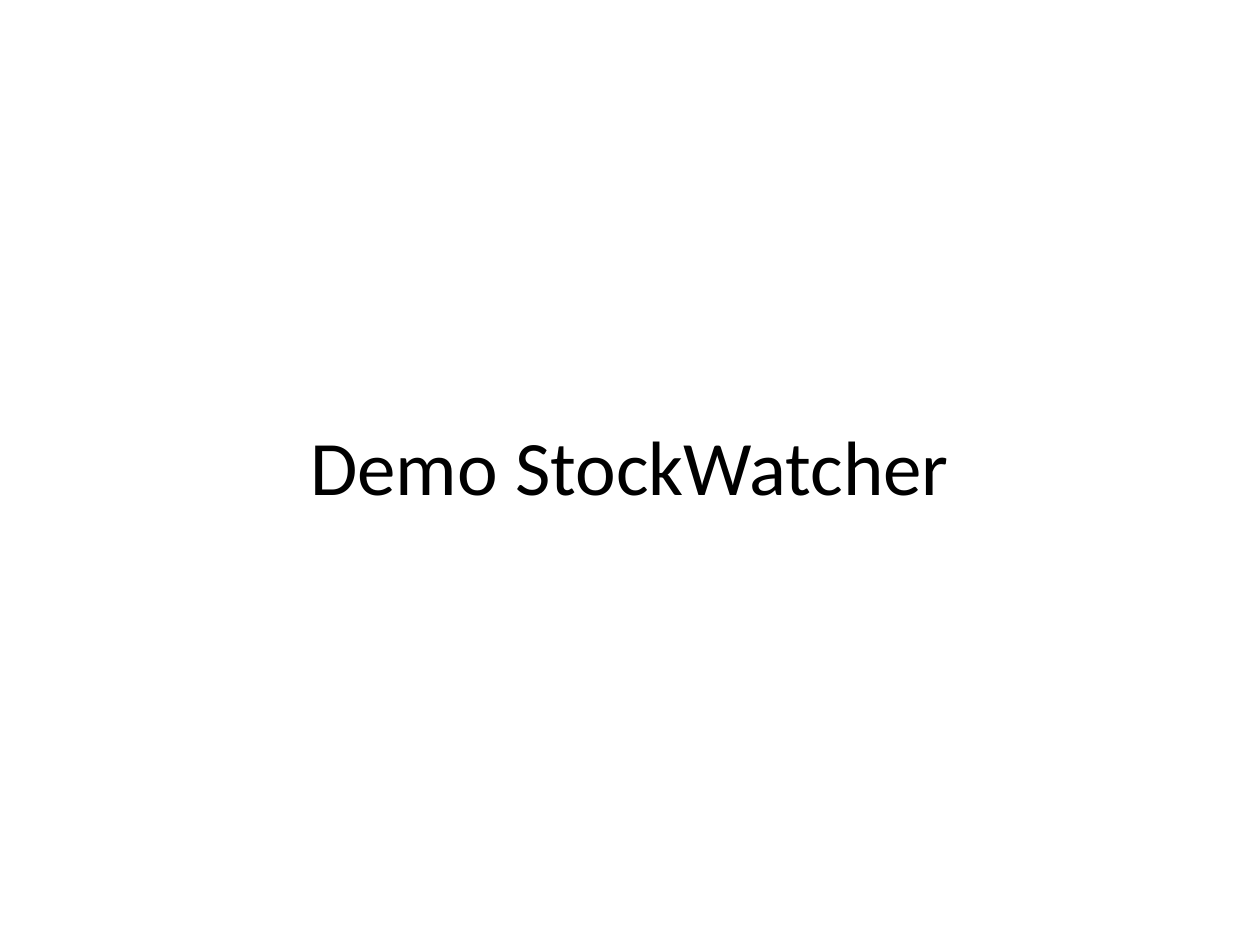
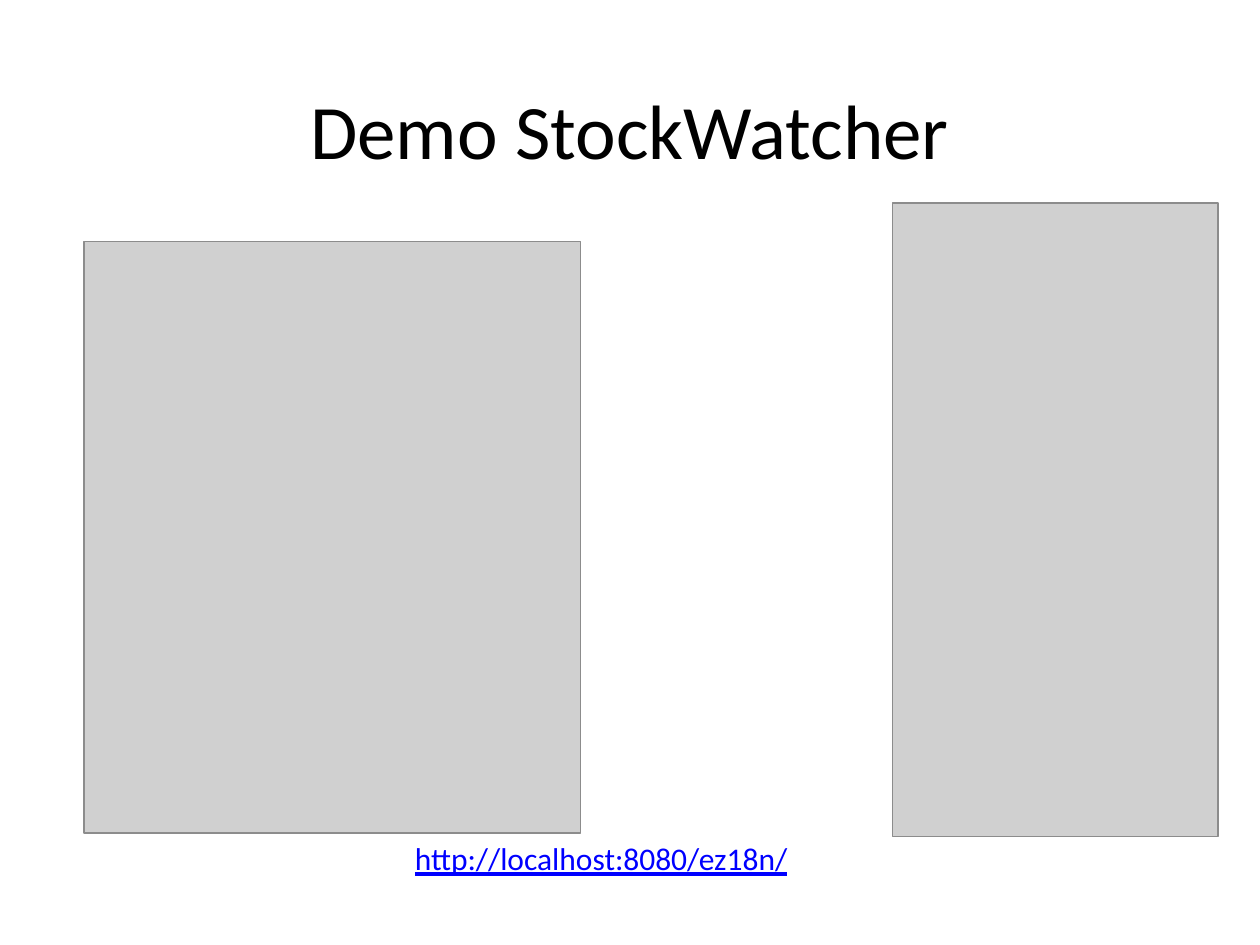
Before and after one commit to dbaeli/ez18n, a slide deck: slide 19 of ez18n-slides/ez18n_hands_on.pptx (slide 16 before the commit). Drawn at 1260x945 pixels with LibreOffice and Linux fonts; fonts in the diff are those of the drawing; grey boxes stand for pictures; background and template pictures are left out. Boxes give left, top, right and bottom in pixels: in the first picture for what was removed or moved away, otherwise in the second. Text is boxed around its words. In the diff, an @@ line names an element or a change of style, - is before the commit and + after.

```diff
--- a/ez18n-slides/ez18n_hands_on.pptx
+++ b/ez18n-slides/ez18n_hands_on.pptx
@@ title "Demo StockWatcher": place and size @@
-title "Demo StockWatcher" at (310,441,948,496)
+title "Demo StockWatcher" at (310,105,948,160)
@@ picture added at (892,203,1217,837) @@
@@ picture added at (84,242,581,833) @@
@@ text added at (415,848,787,876), 18 pt, text #0000FF, underline @@
+http://localhost:8080/ez18n/
```
Also in this commit, not shown: 12 other slides changed, 4 slides added, 1 slide removed, 14 other files.
